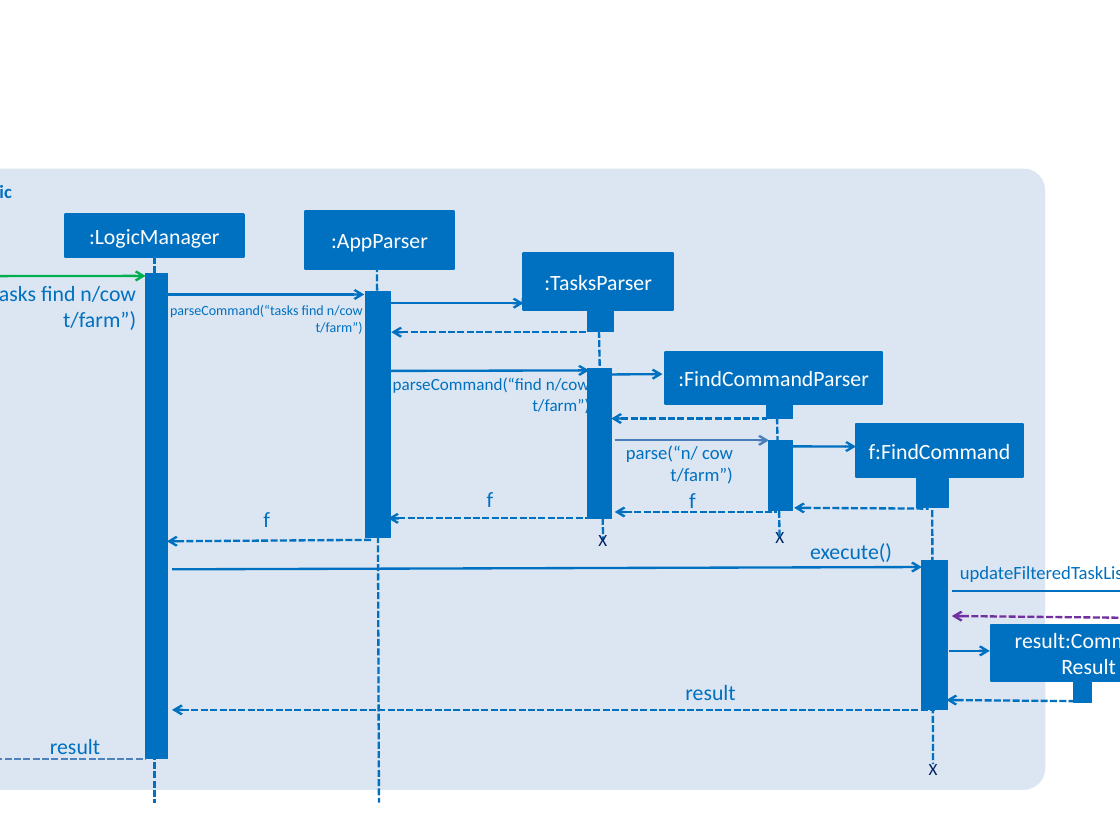
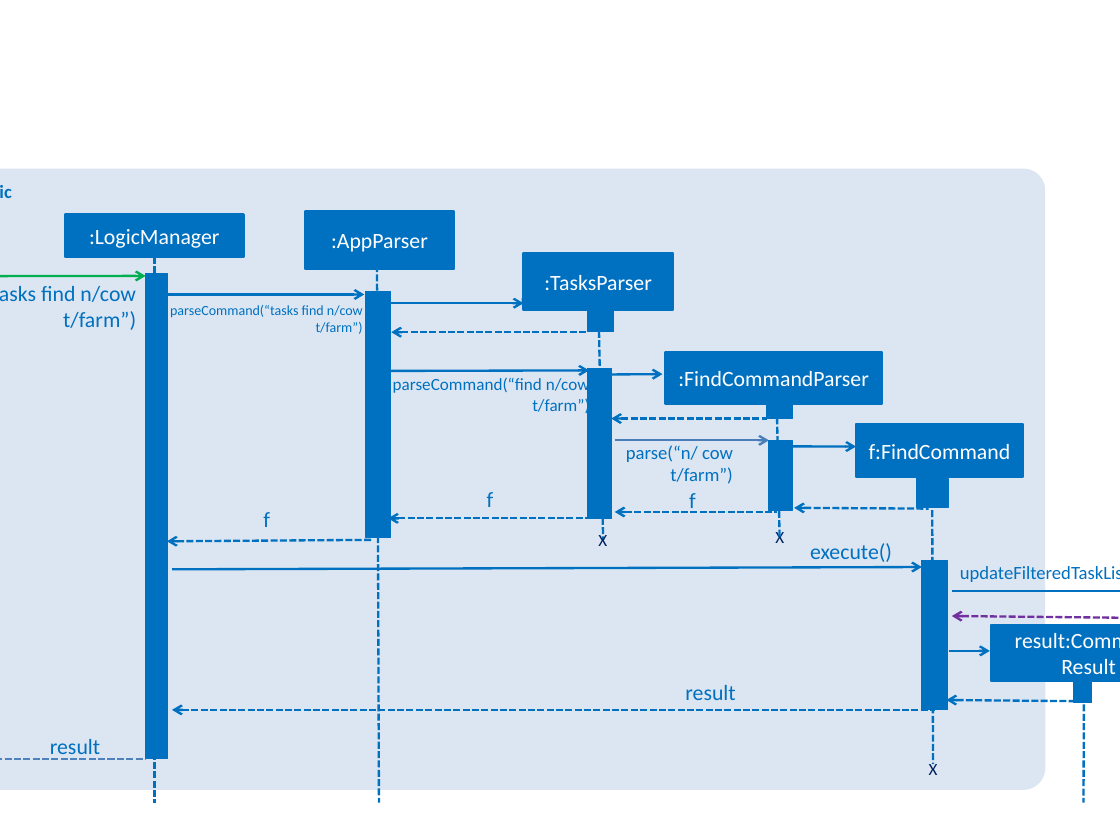
Before and after one commit to CS2103-AY1819S1-T09-1/main, a slide deck: slide 2 of docs/diagrams/TaskListFindSequenceDiagram.pptx. Drawn at 1120x840 pixels with LibreOffice and Linux fonts; fonts in the diff are those of the drawing. Boxes give left, top, right and bottom in pixels: in the first picture for what was removed or moved away, otherwise in the second. Text is boxed around its words. In the diff, an @@ line names an element or a change of style, - is before the commit and + after.

```diff
--- a/docs/diagrams/TaskListFindSequenceDiagram.pptx
+++ b/docs/diagrams/TaskListFindSequenceDiagram.pptx
@@ line added from (1084, 676) to (1083, 803), #0070C0 1.5 pt dashed @@
```
Also in this commit, not shown: 1 other slide changed, 2 other files.
